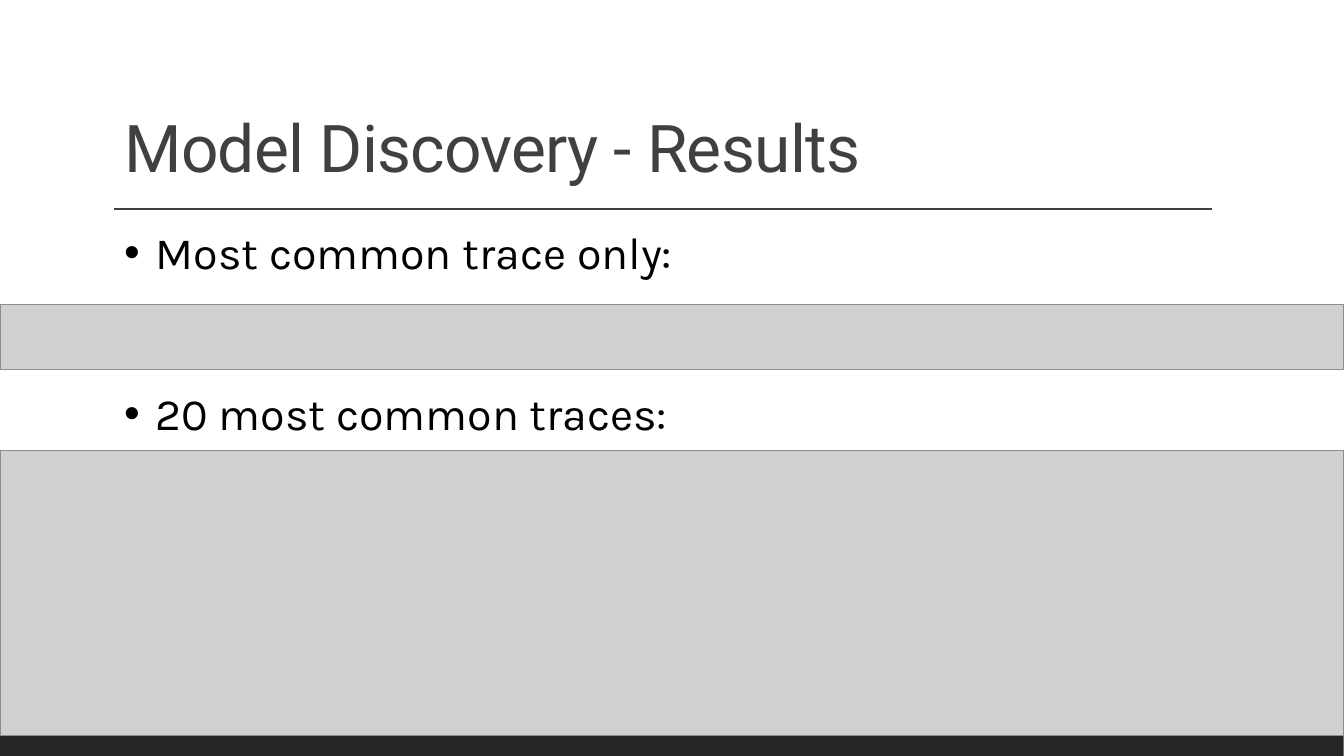
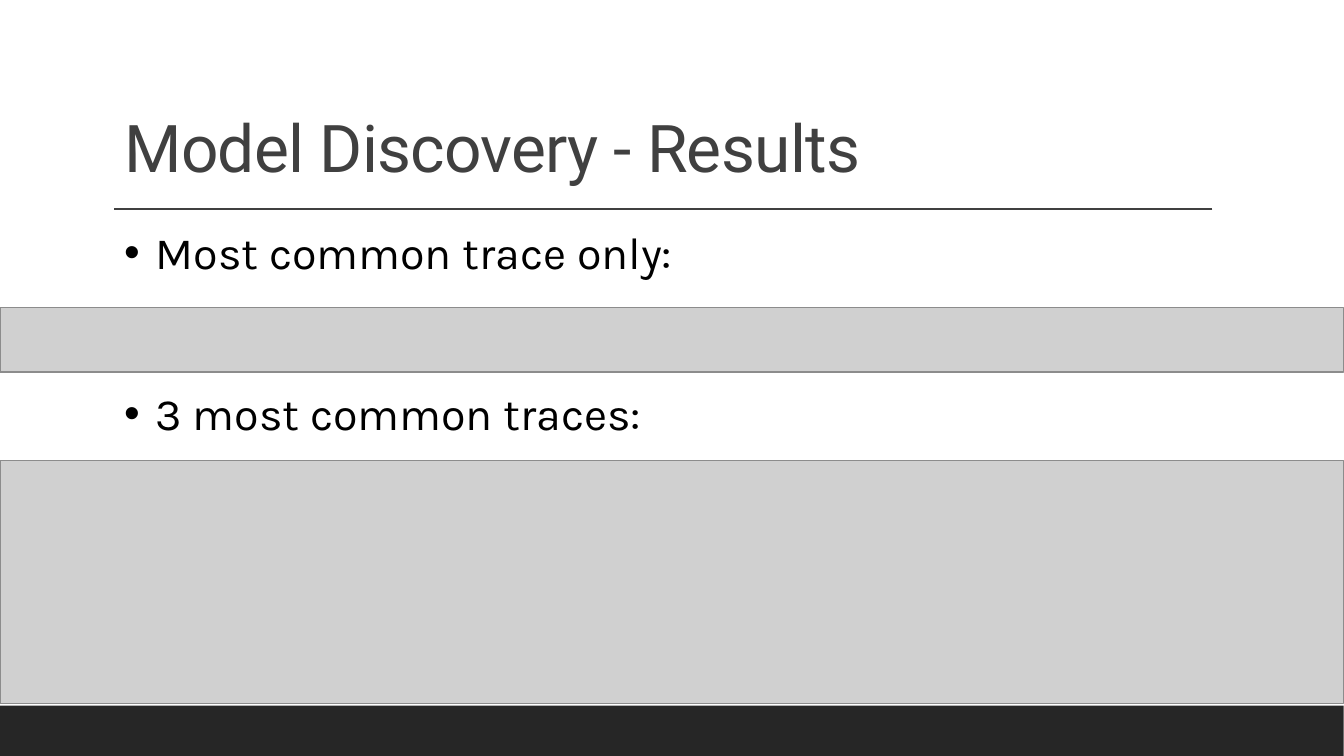
Before and after one commit to Noam-Diamant/Process-Mining, a slide deck: slide 9 of Sepsis Cases – Event Log.pptx. Drawn at 1344x756 pixels with LibreOffice and Linux fonts; fonts in the diff are those of the drawing; grey boxes stand for pictures. Boxes give left, top, right and bottom in pixels: in the first picture for what was removed or moved away, otherwise in the second. Text is boxed around its words. In the diff, an @@ line names an element or a change of style, - is before the commit and + after.

```diff
--- a/Sepsis Cases – Event Log.pptx
+++ b/Sepsis Cases – Event Log.pptx
@@ text at [156, 401, 642, 431]: text changed @@
-• 20 most common traces:
+• 3 most common traces:
@@ picture: place and size @@
-picture at [0, 451, 1344, 736]
+picture at [0, 460, 1344, 703]
```
Also in this commit, not shown: 2 other slides changed, 3 slides added, 1 other file.
